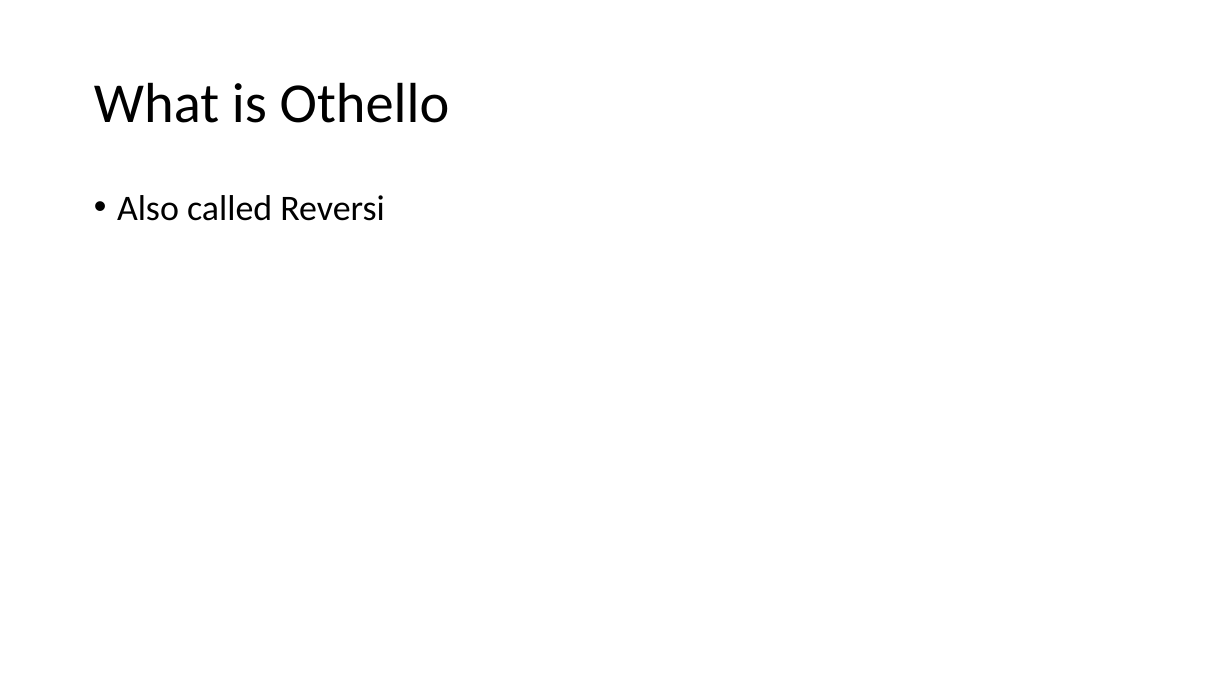
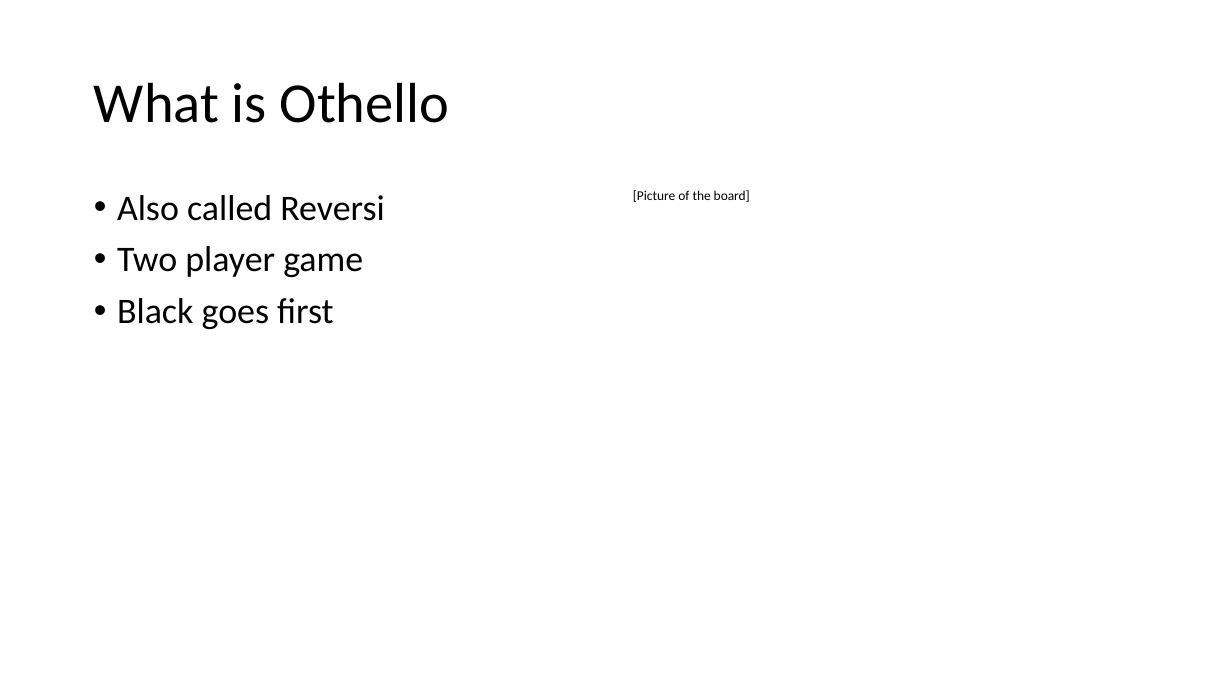
Before and after one commit to SaraGhlm/Othello, a slide deck: slide 2 of Presentations/Othello.pptx. Drawn at 1232x693 pixels with LibreOffice and Linux fonts; fonts in the diff are those of the drawing. Boxes give left, top, right and bottom in pixels: in the first picture for what was removed or moved away, otherwise in the second. Text is boxed around its words. In the diff, an @@ line names an element or a change of style, - is before the commit and + after.

```diff
--- a/Presentations/Othello.pptx
+++ b/Presentations/Othello.pptx
@@ text added at [633, 190, 750, 202], 10.5 pt, text #000000 @@
+[Picture of the board]
@@ text at [117, 246, 363, 329]: paragraphs added @@
+• Two player game
+• Black goes first
```
Also in this commit, not shown: 1 slide added.
